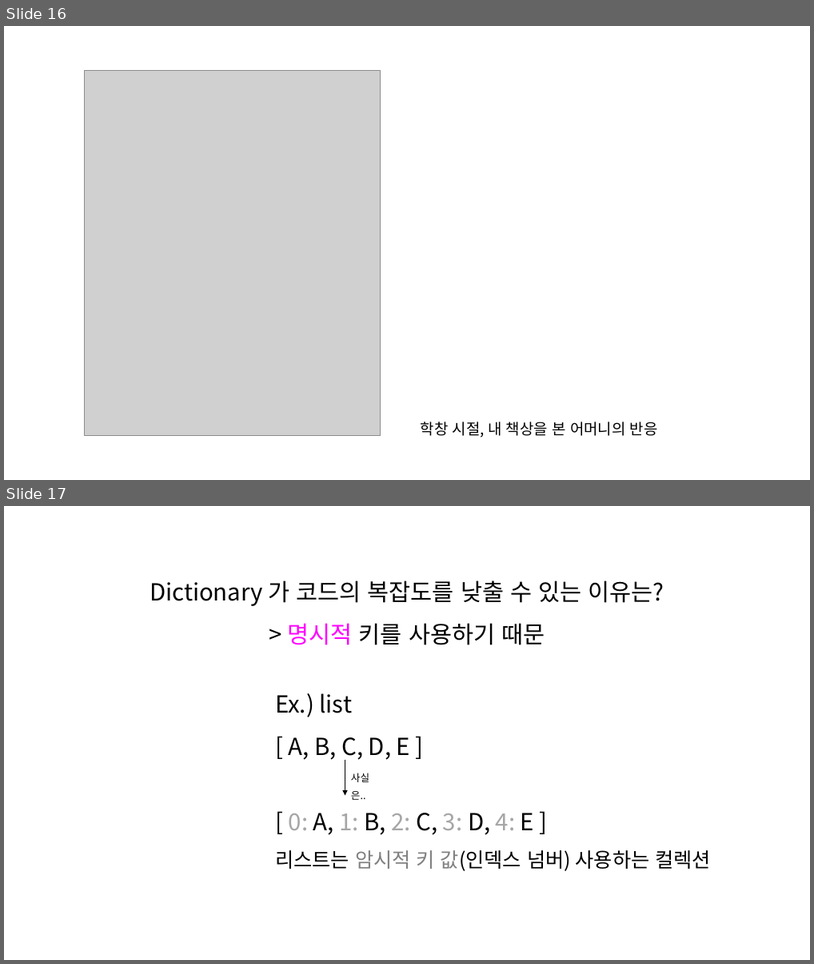
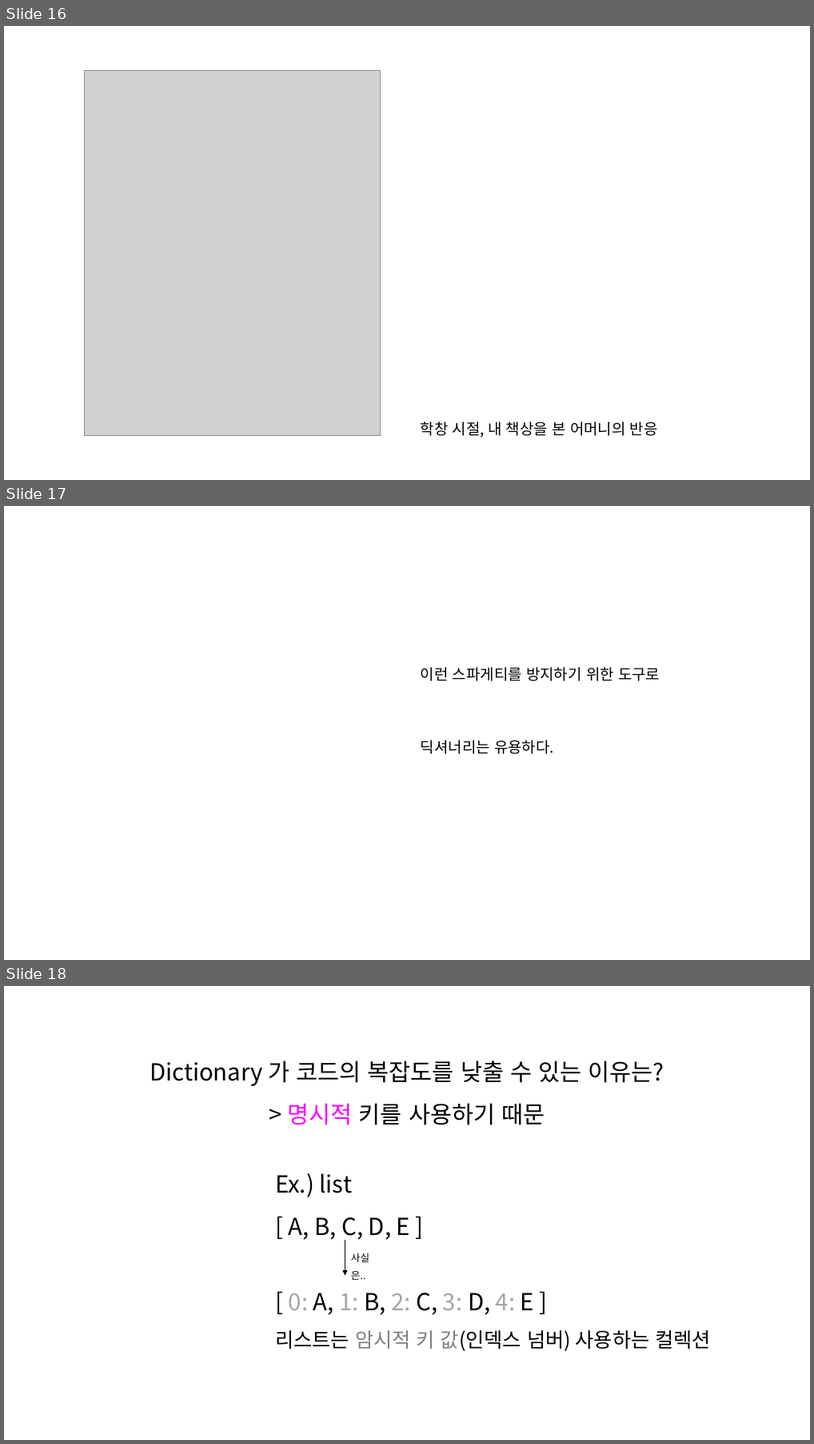
Before and after one commit to hnanmal/mQ, a slide deck: DynamoUserGroup/20221118_부산 세미나 준비/documentum/DynDict활용_발표자료.pptx. Shown one above the other, each under a label of ours: slides 16 and 17 before the commit, slides 16, 17 and 18 after it. The pictures are 814x964 and 814x1444 pixels, drawn with LibreOffice and Linux fonts; fonts in the diff are those of the drawing; grey boxes stand for pictures. Boxes give left, top, right and bottom in pixels: in the first picture for what was removed or moved away, otherwise in the second. Text is boxed around its words. In the diff, an @@ line names an element or a change of style, - is before the commit and + after.

```diff
--- a/DynamoUserGroup/20221118_부산 세미나 준비/documentum/DynDict활용_발표자료.pptx
+++ b/DynamoUserGroup/20221118_부산 세미나 준비/documentum/DynDict활용_발표자료.pptx
@@ slide 17 added at box(4, 506, 810, 960), background #FFFFFF @@
@@ text added at box(421, 667, 660, 754), 18 pt, text #000000 @@
+이런 스파게티를 방지하기 위한 도구로
+딕셔너리는 유용하다.
@@ what was slide 17 is now slide 18 @@
```
Also in this commit, not shown: 3 slides changed, 1 other slide added, 1 slide removed.
